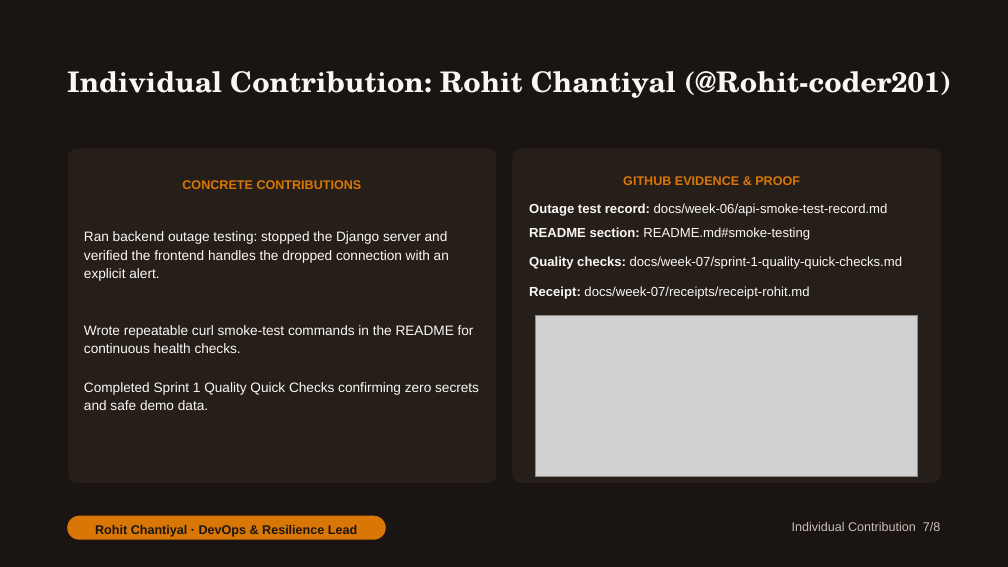
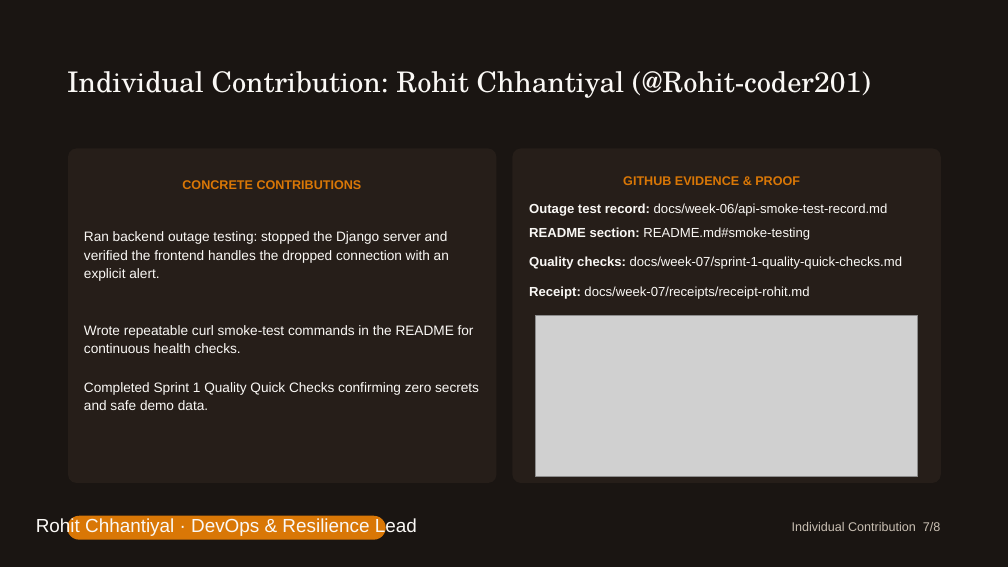
Before and after one commit to CapstoneDesign-Fall2026-UlsanCollege/team_2_capstone_design, a slide deck: slide 8 of docs/week-07/BrewMellow_Midterm_Presentation.pptx. Drawn at 1008x567 pixels with LibreOffice and Linux fonts; fonts in the diff are those of the drawing; grey boxes stand for pictures. Boxes give left, top, right and bottom in pixels: in the first picture for what was removed or moved away, otherwise in the second. Text is boxed around its words. In the diff, an @@ line names an element or a change of style, - is before the commit and + after.

```diff
--- a/docs/week-07/BrewMellow_Midterm_Presentation.pptx
+++ b/docs/week-07/BrewMellow_Midterm_Presentation.pptx
@@ title at bbox=[67, 71, 871, 98]: text changed; bold off @@
-Individual Contribution: Rohit Chantiyal (@Rohit-coder201)
+Individual Contribution: Rohit Chhantiyal (@Rohit-coder201)
@@ text in freeform shape at bbox=[36, 518, 417, 537]: text changed; size 12 to 18 pt; text colour #1A1512 to #FAF8F5; bold off @@
-Rohit Chantiyal · DevOps & Resilience Lead
+Rohit Chhantiyal · DevOps & Resilience Lead
```
Also in this commit, not shown: 2 other slides changed, 15 other files.
